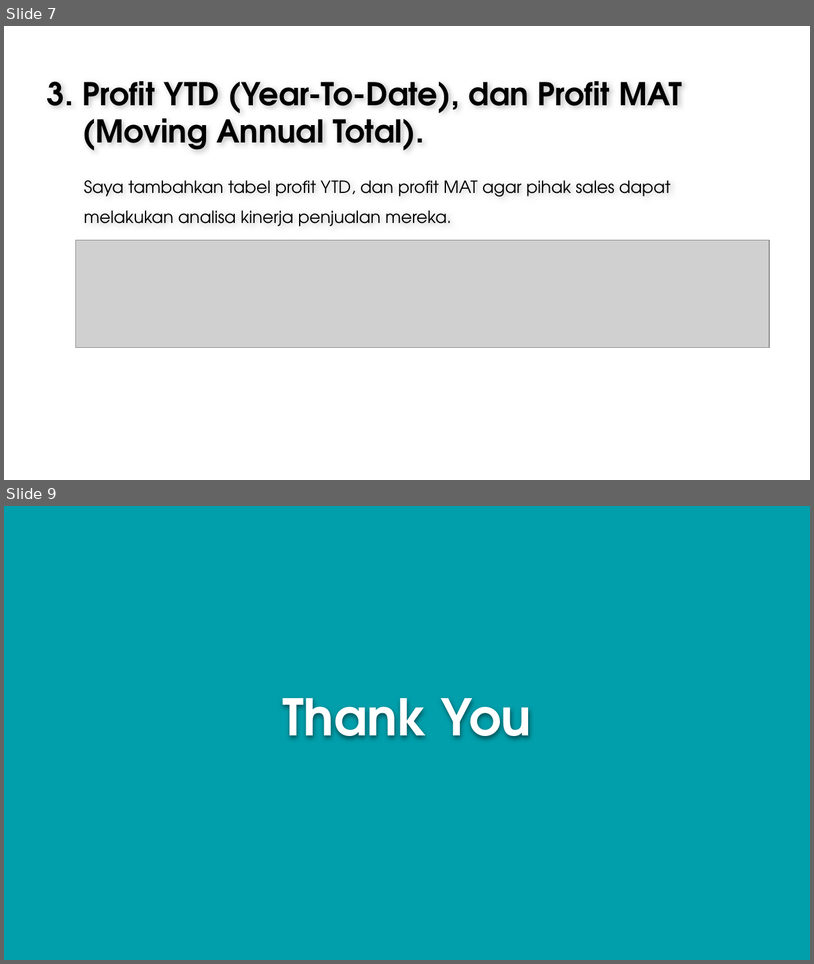
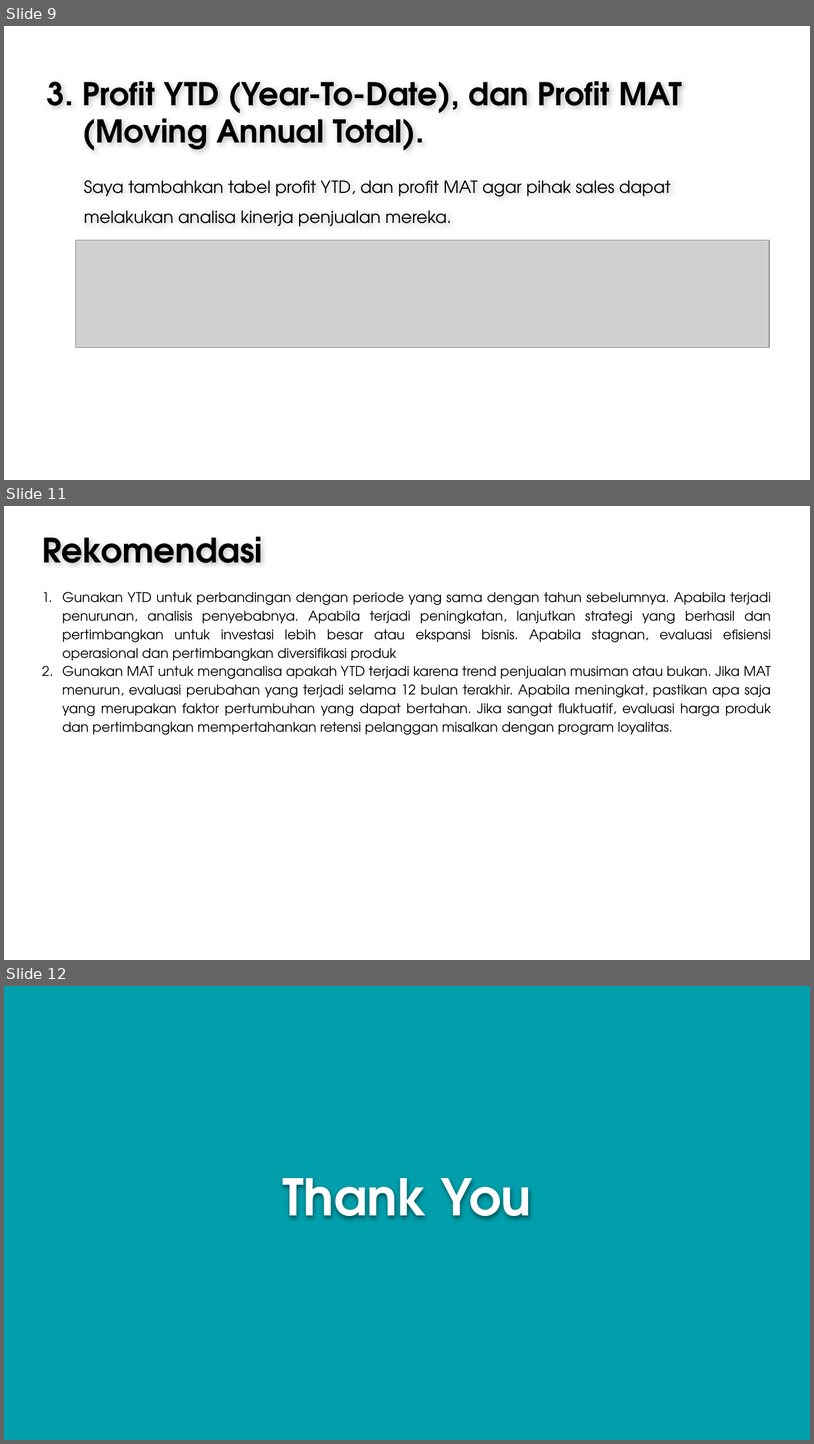
Before and after one commit to Sepuluh80/sport-equipment-sales, a slide deck: sport_equipment_sales.pptx. Shown one above the other, each under a label of ours: slides 7 and 9 before the commit, slides 9, 11 and 12 after it; the slides between them are not shown. The pictures are 814x964 and 814x1444 pixels, drawn with LibreOffice and Linux fonts; fonts in the diff are those of the drawing; grey boxes stand for pictures; background and template pictures are left out. Boxes give left, top, right and bottom in pixels: in the first picture for what was removed or moved away, otherwise in the second. Text is boxed around its words. In the diff, an @@ line names an element or a change of style, - is before the commit and + after.

```diff
--- a/sport_equipment_sales.pptx
+++ b/sport_equipment_sales.pptx
@@ slide 11 added at (x1=4, y1=506, x2=810, y2=960), background picture (left out) @@
@@ text added at (x1=42, y1=537, x2=263, y2=563), 30 pt, text #000000, bold @@
+Rekomendasi
@@ text added at (x1=62, y1=592, x2=771, y2=735), 12 pt, text #000000 @@
+1. Gunakan YTD untuk perbandingan dengan periode yang sama dengan tahun sebelumnya. Apabila terjadi penurunan, analisis penyebabnya. Apabila terjadi peningkatan, lanjutkan strategi yang berhasil dan pertimbangkan untuk investasi lebih besar atau ekspansi bisnis. Apabila stagnan, evaluasi efisiensi operasional dan pertimbangkan diversifikasi produk
+2. Gunakan MAT untuk menganalisa apakah YTD terjadi karena trend penjualan musiman atau bukan. Jika MAT menurun, evaluasi perubahan yang terjadi selama 12 bulan terakhir. Apabila meningkat, pastikan apa saja yang merupakan faktor pertumbuhan yang dapat bertahan. Jika sangat fluktuatif, evaluasi harga produk dan pertimbangkan mempertahankan retensi pelanggan misalkan dengan program loyalitas.
@@ what was slide 7 is now slide 9 @@
@@ what was slide 9 is now slide 12 @@
```
Also in this commit, not shown: 2 slides changed, 2 other slides added, 1 other file.
